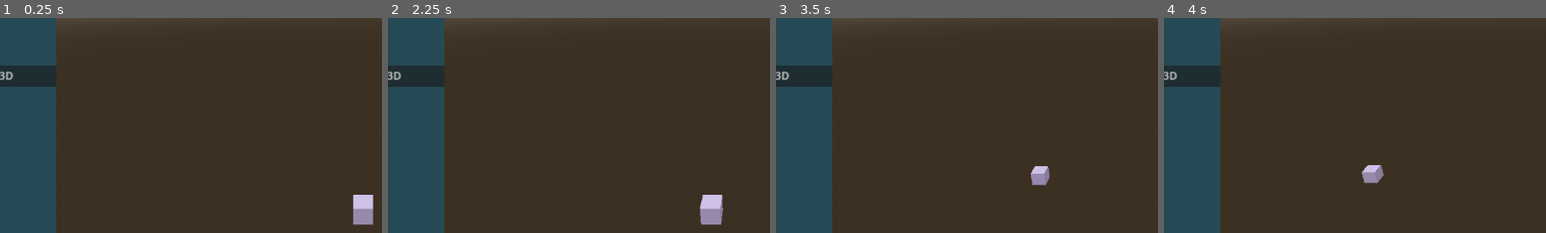
Above: before the commit, frames 1-4 (left to right).
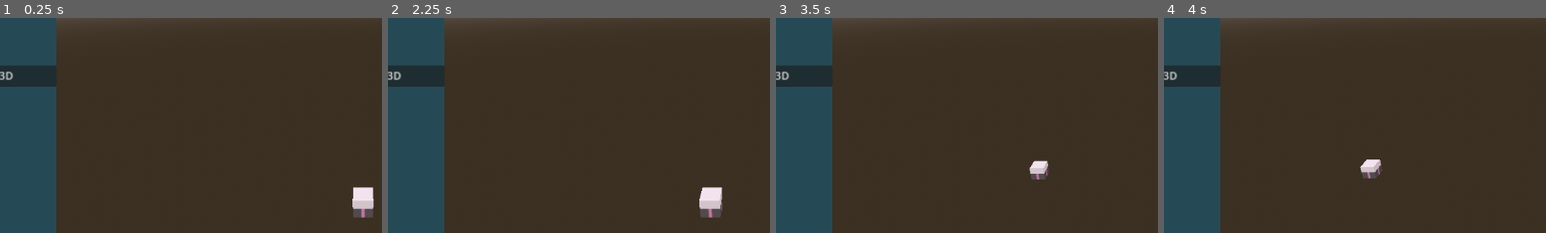
Above: after the commit, the same moments.

Repository: Tonsak09/ScrawlRenderer
Game: Godot game, scene res://Scenes/Main.tscn
Same seed, same stepped clock (60 frames per second), same inputs: the game is played once before the commit and once after it.
Inputs (mouse positions are % of the whole screen's width and height, from its top left):
- Up to frame 1 (0.25 s): no input
- Up to frame 2 (2.25 s): click "Generate 3D" at 0.5 s; click "Roof" at 1.25 s; tap Enter at 2 s; move the mouse to (72, 45) at 2.02 s; hold D (Right) from 2.03 s (still down); click (72, 45) at 2.1 s
- Up to frame 3 (3.5 s): move the mouse to (30, 55) at 2.77 s; release D (Right) at 2.78 s; hold S (Backward) from 2.78 s (still down); click (30, 55) at 2.85 s
- Up to frame 4 (4 s): move the mouse to (60, 28) at 3.52 s; release S (Backward) at 3.53 s; hold D (Right) from 3.53 s (still down); click (60, 28) at 3.6 s
The pictures show only the part of the screen within x 12-62%, y 30-80%; the shares and areas given below are measured in that part.

The runs differ from the first frame. In frame 1, 0.9% of the frame differs, in the area x 92-98%, y 78-97%; in frame 2, 1.0%, in the area x 81-88%, y 78-97%; in frame 3, 0.5%; in frame 4, 0.5%.

Commit message:
Grid shader

Diff:
--- a/scrawl3d/Scenes/Main.tscn
+++ b/scrawl3d/Scenes/Main.tscn
@@ -1,7 +1,8 @@
-[gd_scene load_steps=9 format=3 uid="uid://sx764maq7mvj"]
+[gd_scene load_steps=10 format=3 uid="uid://sx764maq7mvj"]
 
 [ext_resource type="Script" path="res://Scripts/Renderer2D.gd" id="1_j5yi6"]
 [ext_resource type="Script" path="res://Scripts/MeshGenerator.gd" id="2_vwj1f"]
+[ext_resource type="Shader" path="res://Shaders/PreviewMesh.gdshader" id="3_dl78r"]
 [ext_resource type="Script" path="res://Scripts/CamController.gd" id="3_td78p"]
 
 [sub_resource type="ProceduralSkyMaterial" id="ProceduralSkyMaterial_7c2ay"]
@@ -19,9 +20,14 @@
 tonemap_mode = 2
 glow_enabled = true
 
-[sub_resource type="StandardMaterial3D" id="StandardMaterial3D_rarq5"]
-cull_mode = 2
-albedo_color = Color(0.666667, 0.666667, 0.815686, 1)
+[sub_resource type="ShaderMaterial" id="ShaderMaterial_w6vjb"]
+render_priority = 0
+shader = ExtResource("3_dl78r")
+shader_parameter/lineColor = Color(0.90683, 0.571792, 0.769619, 1)
+shader_parameter/baseColor = Color(0.370364, 0.370364, 0.370364, 1)
+shader_parameter/resolution = Vector2(600, 600)
+shader_parameter/thickness = 0.01
+shader_parameter/zoom = 0.2
 
 [sub_resource type="BoxMesh" id="BoxMesh_pvhj1"]
 
@@ -89,7 +95,8 @@
 [node name="RenderedWorld" type="Node3D" parent="SubViewportContainer/SubViewport"]
 
 [node name="SampleMesh" type="MeshInstance3D" parent="SubViewportContainer/SubViewport/RenderedWorld"]
-material_override = SubResource("StandardMaterial3D_rarq5")
+transform = Transform3D(1, 0, 0, 0, 1, 0, 0, 0, 1, 0, 0.471731, 0)
+material_override = SubResource("ShaderMaterial_w6vjb")
 mesh = SubResource("BoxMesh_pvhj1")
 
 [node name="Camera3D" type="Camera3D" parent="SubViewportContainer/SubViewport/RenderedWorld"]
@@ -144,9 +151,4 @@
 offset_bottom = 224.0
 text = "Roof"
 
-[node name="SpotLight3D" type="SpotLight3D" parent="."]
-transform = Transform3D(1, 0, 0, 0, -4.37114e-08, 1, 0, -1, -4.37114e-08, 0, 27.7162, 0)
-light_energy = 10.739
-spot_range = 40.3086
-
 [connection signal="pressed" from="Controls/Generate3D" to="SubViewportContainer/SubViewport/MeshGenerator" method="GenerateOBJ"]
--- a/scrawl3d/Scripts/MeshGenerator.gd
+++ b/scrawl3d/Scripts/MeshGenerator.gd
@@ -32,15 +32,19 @@
 
 	for wall in walls:
 		extrudedWalls.push_back(ExtrudePositions(wall,height))
-		combined.append_array(wall)
-
-	# Triangulate top
-	var triangles : Array[Triangle2D]
-	var corners = combined.size()
-	var cap = triangulation.Triangulate(combined, triangles, corners)
-
-	WriteToFile("./Output/" + name + ".obj", extrudedWalls, cap)
-	GenerateInWorld(extrudedWalls, cap)
+		#combined.append_array(wall)
+
+		# Triangulate top
+		var cap : Array[Triangle2D]
+		var corners = wall.size()
+		triangulation.Triangulate(wall, cap, corners)
+
+		WriteToFile("./Output/" + name + ".obj", extrudedWalls, cap)
+		GenerateInWorld(extrudedWalls, cap)
+
+
+
+
 
 
 # Write array of 3D positions to a .obj file format
@@ -69,15 +73,22 @@
 			#topFace += str(counter + 1) + " "
 			counter += 3
 
+		# f 1//1 2//4 5//11
 		for i in range(0, cap.size()):
 			content += "f " + str(counter) + " " + str(counter + 1) + " " + str(counter + 2) + "\n"
+			counter += 3
 			content += "f " + str(counter) + " " + str(counter + 1) + " " + str(counter + 2) + "\n"
+			counter += 3
 			content += "f " + str(counter) + " " + str(counter + 1) + " " + str(counter + 2) + "\n"
-
-			counter += 9
+			counter += 3
+
+
 
 	content += verticies + faces
 	file.store_string(content)
+
+func DrawFace(point, height, ):
+	pass
 
 # Extrudes 2D plane of points vertically into 3D space
 func ExtrudePositions(positions : Array, extrudeHieght : float) -> Array[Vector3]:
@@ -166,9 +177,14 @@
 	st.begin(Mesh.PRIMITIVE_TRIANGLES)
 
 	for wall in walls:
+
+		var counter = 1
+
 		for point in wall:
 			var p = Vector3(point[0], point[1], point[2])
 			st.add_vertex(p)
+			counter += 1
+
 		if hasRoofCheckBox.button_pressed:
 			for triangle in capTriangles:
 				st.add_vertex(Vector3(triangle.pointA.x, height, triangle.pointA.y))
@@ -178,7 +194,7 @@
 			st.add_vertex(Vector3(triangle.pointA.x, 0, triangle.pointA.y))
 			st.add_vertex(Vector3(triangle.pointB.x, 0, triangle.pointB.y))
 			st.add_vertex(Vector3(triangle.pointC.x, 0, triangle.pointC.y))
-
+		st.index()
 
 
 		#st.generate_normals()
--- /dev/null
+++ b/scrawl3d/Shaders/PreviewMesh.gdshader
@@ -0,0 +1,43 @@
+shader_type spatial;
+
+uniform vec3 lineColor: source_color;
+uniform vec3 baseColor: source_color;
+uniform vec2 resolution;
+uniform float thickness;
+uniform float zoom;
+
+
+float DrawGrid(vec2 uv)
+{
+	vec2 grid_uv = cos(uv * TAU);
+	return max(grid_uv.x, grid_uv.y);
+}
+
+void vertex() {
+	// Called for every vertex the material is visible on.
+}
+
+void fragment()
+{
+	// Called for every pixel the material is visible on.
+	vec4 world =  INV_VIEW_MATRIX * vec4(VERTEX, 1);
+
+
+	vec2 uv = world.xz;
+	uv.x *= resolution.x / resolution.y;
+	//uv += vec2(sin(TIME) * 0.4, cos(TIME) * 0.6);
+	//uv = rotate(uv, TIME * 0.1);
+	//float zoom = abs(sin(TIME * 0.5)) * 40.0;
+	//float line_thickness = zoom * thickness / resolution.y;
+	float l = smoothstep(1.0 - thickness, 1.0, DrawGrid(uv * zoom));
+	vec3 color = mix(baseColor, lineColor, l);
+	//COLOR = vec4(color * 1.0, 1.0);
+
+	ALBEDO = mix(color, round(world.yyy), round(world.y));
+
+}
+
+//void light() {
+	// Called for every pixel for every light affecting the material.
+	// Uncomment to replace the default light processing function with this one.
+//}
Not shown, changed: .gitignore
